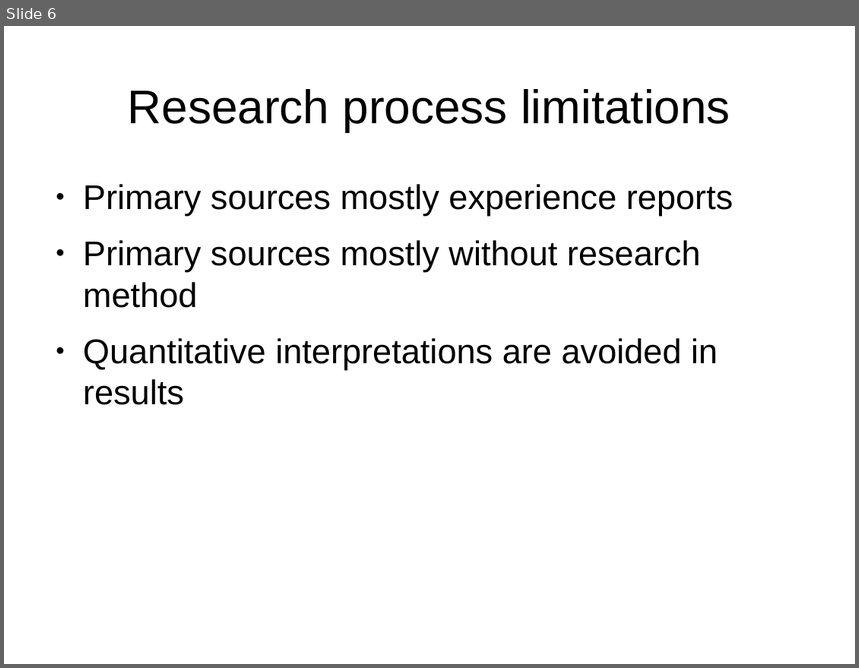
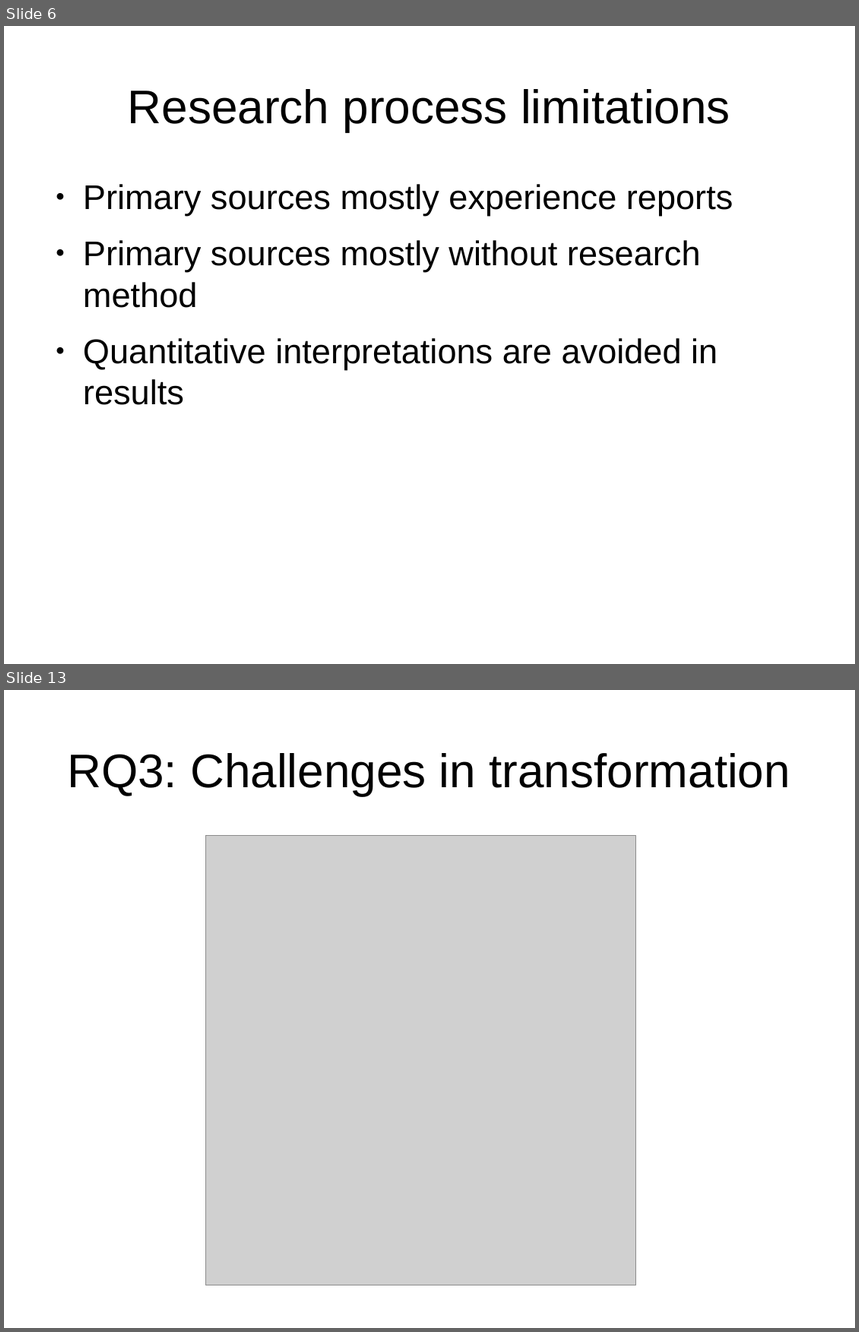
Before and after one commit to coumbole/aalto_agiletransformation, a slide deck: Presentation.odp. Shown one above the other, each under a label of ours: slide 6 before the commit, slides 6 and 13 after it; the slides between them are not shown. The pictures are 859x668 and 859x1332 pixels, drawn with LibreOffice and Linux fonts; fonts in the diff are those of the drawing; grey boxes stand for pictures. Boxes give left, top, right and bottom in pixels: in the first picture for what was removed or moved away, otherwise in the second. Text is boxed around its words. In the diff, an @@ line names an element or a change of style, - is before the commit and + after.

```diff
--- a/Presentation.odp
+++ b/Presentation.odp
@@ slide 13 added at bbox=[4, 690, 855, 1328], background #FFFFFF @@
@@ title added at bbox=[67, 753, 791, 796], 44 pt, text #000000 @@
+RQ3: Challenges in transformation
@@ picture added at bbox=[205, 836, 636, 1287] @@
```
Also in this commit, not shown: 4 slides changed, 5 other slides added.
